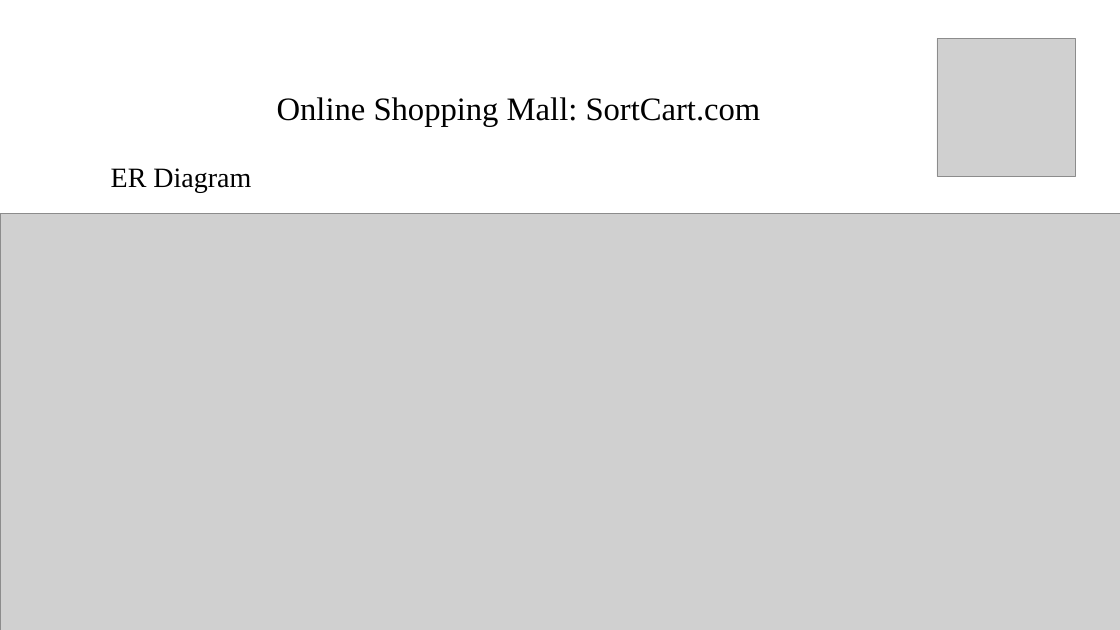
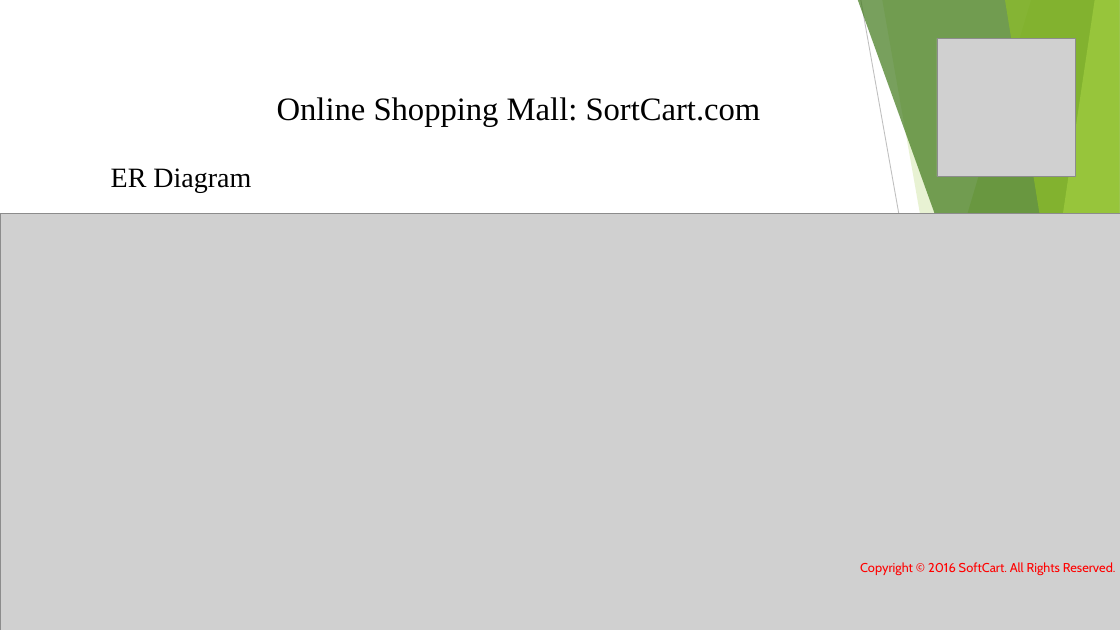
Before and after one commit to pratik8989s/d-day, a slide deck: slide 3 of 1.3/PPT.pptx. Drawn at 1120x630 pixels with LibreOffice and Linux fonts; fonts in the diff are those of the drawing; grey boxes stand for pictures. Boxes give left, top, right and bottom in pixels: in the first picture for what was removed or moved away, otherwise in the second. Text is boxed around its words. In the diff, an @@ line names an element or a change of style, - is before the commit and + after.

```diff
--- a/1.3/PPT.pptx
+++ b/1.3/PPT.pptx
@@ group added at (x1=844, y1=0, x2=1120, y2=630): 5 freeform shapes, 1 line @@
@@ text added at (x1=860, y1=562, x2=1116, y2=575), 11 pt, text #FF0000 @@
+Copyright © 2016 SoftCart. All Rights Reserved.
```
Also in this commit, not shown: 4 other slides changed, 6 other files.
